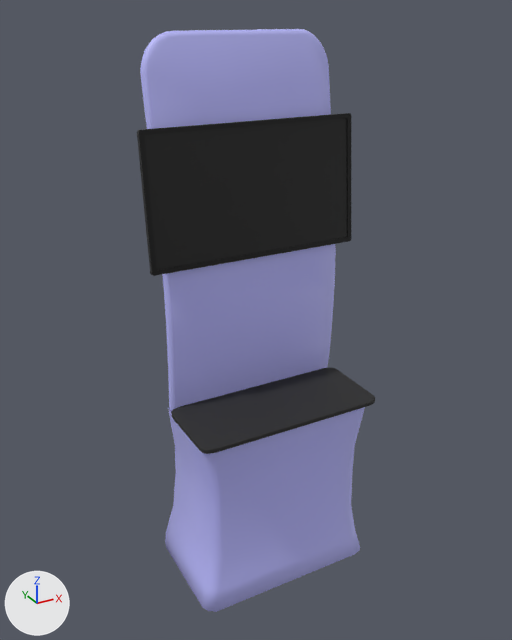
The glTF model models/backdrops/Quickzip/Broadcast.glb: old version first, new version second.
Both versions are drawn from a 50 mm camera at (-1.33, -2.32, 2.38) aimed at (-0.03, 0.04, 1.2). The lights are fixed; the arrows at lower left show +X, +Y and +Z. The picture after the commit comes second. Vertices at exactly the same position are counted once.

In view in the first picture: 'QuickZip Broadcast'.
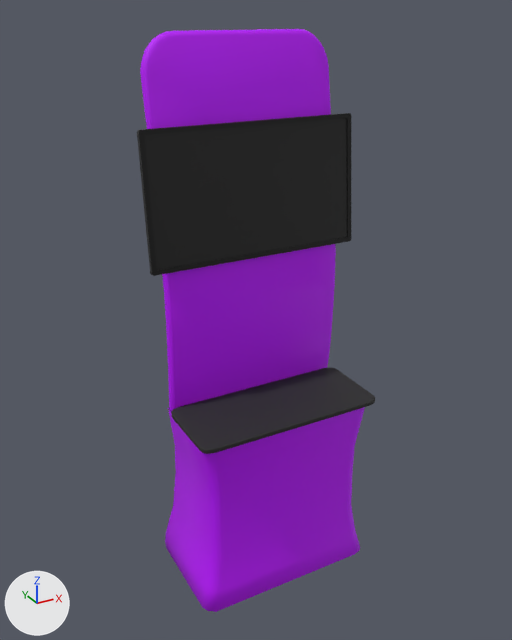
Boxes [x1, y1, x2, y2] around the edits, measured in the pictures (512 x 640 px):
part 1 of me_mesh_013, recoloured (blue to purple): [140, 29, 365, 612] in both

What the commit changed:
Material 'paint_color' (mat_paint_color) is new.
Its base color is (0.502, 0.0, 1.0) (purple #bc00ff).
Its roughness is 0.691.
me_mesh_013 has 1176 vertices, 2304 faces and spans x -0.46..0.46, y -0.25..0.27, z -0.01..2.29.
me_mesh_013 is used by ob_quickzip_broadcast; location (0.0, 0.0, 0.011).
me_mesh_013 part 1: all 840 faces that had it switch from mat_blue_003 (blue #bcbcff) to mat_paint_color (purple #bc00ff).
